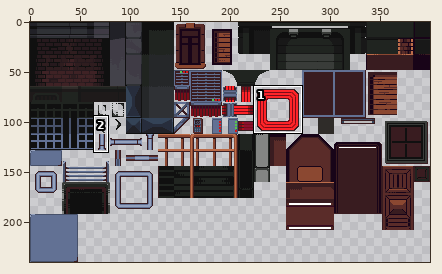
File history of a sprite sheet, Recursos/TileSet/Buildings.png. Above, an overview of the earlier version with the close-up marked.
Close-up. Before the edit:
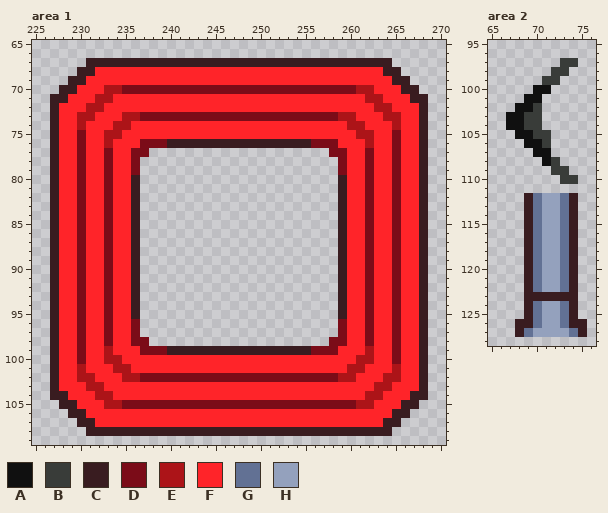
The file is 400x240 pixels. Colours within 5 levels of each other are drawn and written as one. Shown: area 1: x 225..270, y 65..109; area 2: x 65..76, y 95..128. The commit also changed other parts of the picture, which this record leaves out.
Palette (. is transparent): A #101010  B #393c39  C #391c20  D #7b0c18  E #ac1418  F #ff2429  G #627194  H #94a1bd
After:
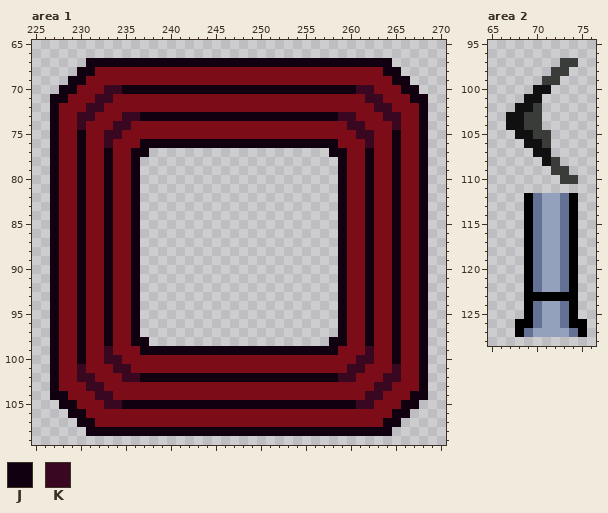
Colours new in this view: J #100010  K #390820
The edit:
colour C: #391c20 -> #000000
Changed rows in their new state; - is a pixel that keeps its letter.
Area 1:
first column x 227:
 67 ----JJJJJJJJJJJJJJJJJJJJJJJJJJJJJJJJJJ----
 68 ---JJDDDDDDDDDDDDDDDDDDDDDDDDDDDDDDDDJJ---
 69 --JJDDDDDDDDDDDDDDDDDDDDDDDDDDDDDDDDDDJJ--
 70 -JJDDDKKJJJJJJJJJJJJJJJJJJJJJJJJJJKKDDDJJ-
 71 JJDDDKKDDDDDDDDDDDDDDDDDDDDDDDDDDDDKKDDDJJ
 72 JDDDKKDDDDDDDDDDDDDDDDDDDDDDDDDDDDDDKKDDDJ
 73 JDDKKDDDKKJJJJJJJJJJJJJJJJJJJJJJKKDDDKKDDJ
 74 JDDKDDDKKDDDDDDDDDDDDDDDDDDDDDDDDKKDDDKDDJ
 75 JDDJDDKKDDDDDDDDDDDDDDDDDDDDDDDDDDKKDDJDDJ
 76 JDDJDDKDDDJJJJJJJJJJJJJJJJJJJJJJDDDKDDJDDJ
 77 JDDJDDJDDJJ--------------------JJDDJDDJDDJ
 78 JDDJDDJDDJ----------------------JDDJDDJDDJ
 79 JDDJDDJDDJ----------------------JDDJDDJDDJ
 80 JDDJDDJDDJ----------------------JDDJDDJDDJ
 81 JDDJDDJDDJ----------------------JDDJDDJDDJ
 82 JDDJDDJDDJ----------------------JDDJDDJDDJ
 83 JDDJDDJDDJ----------------------JDDJDDJDDJ
 84 JDDJDDJDDJ----------------------JDDJDDJDDJ
 85 JDDJDDJDDJ----------------------JDDJDDJDDJ
 86 JDDJDDJDDJ----------------------JDDJDDJDDJ
 87 JDDJDDJDDJ----------------------JDDJDDJDDJ
 88 JDDJDDJDDJ----------------------JDDJDDJDDJ
 89 JDDJDDJDDJ----------------------JDDJDDJDDJ
 90 JDDJDDJDDJ----------------------JDDJDDJDDJ
 91 JDDJDDJDDJ----------------------JDDJDDJDDJ
 92 JDDJDDJDDJ----------------------JDDJDDJDDJ
 93 JDDJDDJDDJ----------------------JDDJDDJDDJ
 94 JDDJDDJDDJ----------------------JDDJDDJDDJ
 95 JDDJDDJDDJ----------------------JDDJDDJDDJ
 96 JDDJDDJDDJ----------------------JDDJDDJDDJ
 97 JDDJDDJDDJ----------------------JDDJDDJDDJ
 98 JDDJDDJDDJJ--------------------JJDDJDDJDDJ
 99 JDDJDDKDDDJJJJJJJJJJJJJJJJJJJJJJDDDKDDJDDJ
100 JDDJDDKKDDDDDDDDDDDDDDDDDDDDDDDDDDKKDDJDDJ
101 JDDKDDDKKDDDDDDDDDDDDDDDDDDDDDDDDKKDDDKDDJ
102 JDDKKDDDKKJJJJJJJJJJJJJJJJJJJJJJKKDDDKKDDJ
103 JDDDKKDDDDDDDDDDDDDDDDDDDDDDDDDDDDDDKKDDDJ
104 JJDDDKKDDDDDDDDDDDDDDDDDDDDDDDDDDDDKKDDDJJ
105 -JJDDDKKJJJJJJJJJJJJJJJJJJJJJJJJJJKKDDDJJ-
106 --JJDDDDDDDDDDDDDDDDDDDDDDDDDDDDDDDDDDJJ--
107 ---JJDDDDDDDDDDDDDDDDDDDDDDDDDDDDDDDDJJ---
108 ----JJJJJJJJJJJJJJJJJJJJJJJJJJJJJJJJJJ----
Changed places in both close-ups, as pixel boxes (x1, y1, x2, y2):
changed: (50, 58, 428, 436)
changed: (515, 193, 587, 337)
